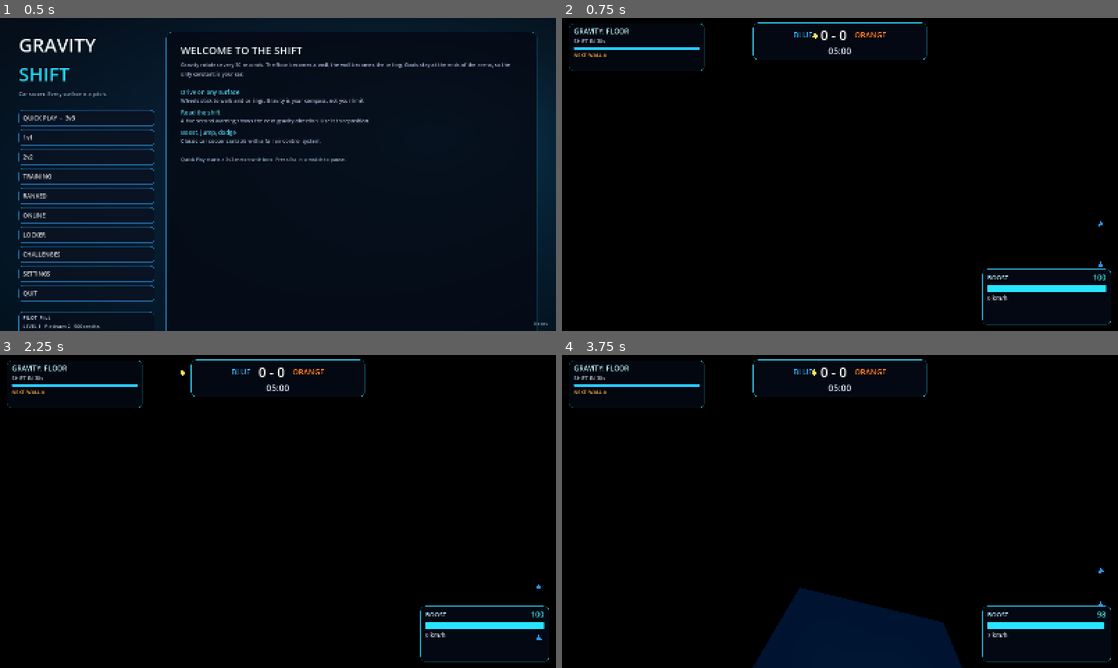
Above: before the commit, frames 1-4 (two rows, left to right).
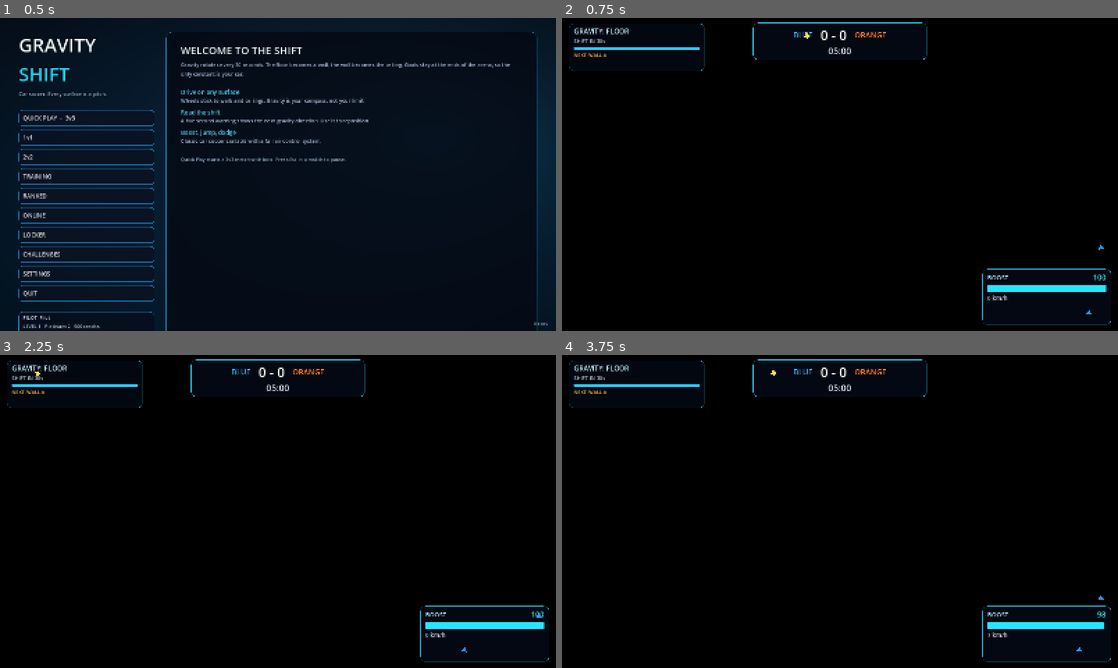
Above: after the commit, the same moments.

Repository: KobeAndShane/rocket-ball
Game: Godot game, scene res://ui/Main.tscn
The game is run twice, just before and just after one commit, with the same random seed, the same clock (stepped at 60 frames per second) and the same inputs.
Inputs (mouse positions are in pixels of both pictures, inside the frame that each line leads up to):
- Up to frame 1 (0.5 s): no input
- Up to frame 2 (0.75 s): click "QUICK PLAY - 3v3" at 0.5 s
- Up to frame 3 (2.25 s): tap Enter at 1.25 s; move the mouse to (400, 495) at 1.27 s; hold D (steer_right) 1.28-2.03 s; hold Q (air_roll) 1.28-2.03 s; click (400, 495) at 1.42 s; tap Space (jump) at 1.52 s; tap R (reset_car) at 2 s; move the mouse to (166, 527) at 2.02 s; hold S (brake) from 2.03 s (still down); tap C (ball_cam) at 2.1 s
- Up to frame 4 (3.75 s): tap Space (jump) at 2.27 s; move the mouse to (895, 442) at 2.77 s; release S (brake) at 2.78 s; hold Shift (boost) 2.78-3.53 s; hold D (steer_right) from 2.78 s (still down); tap R (reset_car) at 3.5 s; move the mouse to (812, 574) at 3.52 s; tap B (look_behind) at 3.6 s; click (812, 574) at 3.67 s

Frame 1 is identical in both runs. In frame 2, less than 0.1% of the frame differs, in the area x 43-98%, y 4-95%; in frame 3, less than 0.1%; in frame 4, 6.6%, in the area x 34-98%, y 4-100%.
Error in both runs: Invalid assignment of property or key 'outline_size' with value of type 'int' on a base object of type 'Label'. (res://ui/HUD.gd:189)

Commit message:
task-06: chase, ball, replay and free camera polish

Diff:
--- a/camera/ChaseCamera.gd
+++ b/camera/ChaseCamera.gd
@@ -5,6 +5,8 @@
 
 const ARENA_LAYER := 1
 const WORLD_HORIZON := Vector3(0.0, 1.0, 0.0)
+
+enum ReplayMode { ORBIT, SIDELINE, BALL_CHASE }
 
 @export var target: Car
 @export var ball: Ball
@@ -13,10 +15,12 @@
 @export var angle_deg: float = -12.0
 @export var stiffness: float = 8.0
 @export var up_rate: float = 6.0
+@export var swivel_speed: float = 3.0
 
 var ball_cam_enabled: bool = true
 var free_camera: bool = false
 var spectator_target: Node3D = null
+var replay_mode: ReplayMode = ReplayMode.ORBIT
 
 var _smooth_up: Vector3 = Vector3.UP
 var _smooth_look: Vector3 = Vector3.ZERO
@@ -71,6 +75,7 @@
 	height = Settings.get_float("camera/height")
 	angle_deg = Settings.get_float("camera/angle")
 	stiffness = Settings.get_float("camera/stiffness")
+	swivel_speed = Settings.get_float("camera/swivel_speed")
 	ball_cam_enabled = Settings.get_bool("camera/ball_cam")
 
 
@@ -112,7 +117,8 @@
 	forward = forward.normalized()
 	if _look_behind:
 		forward = -forward
-	var desired: Vector3 = car_pos + _smooth_up * height - forward * distance
+	var pitch_offset: float = tan(deg_to_rad(-angle_deg)) * distance
+	var desired: Vector3 = car_pos + _smooth_up * (height + pitch_offset) - forward * distance
 	desired = _avoid_geometry(car_pos + _smooth_up * 0.9, desired)
 	var damp: float = stiffness * (0.45 if _reduced_motion else 1.0)
 	var pos_k: float = 1.0 - exp(-damp * delta)
@@ -128,7 +134,9 @@
 		if _reduced_motion:
 			ball_blend *= 0.7
 		look_target = car_look.lerp(ball.global_position, ball_blend)
-	_smooth_look = _smooth_look.lerp(look_target, 1.0 - exp(-(stiffness + 4.0) * delta)) if _has_snapshot and _smooth_look != Vector3.ZERO else look_target
+	# Swivel speed controls how quickly the aim follows the ball horizontally.
+	var look_rate: float = (stiffness + 4.0) * maxf(swivel_speed, 0.1) * 0.35
+	_smooth_look = _smooth_look.lerp(look_target, 1.0 - exp(-look_rate * delta)) if _has_snapshot and _smooth_look != Vector3.ZERO else look_target
 	var up_vec: Vector3 = _smooth_up
 	var dir: Vector3 = (_smooth_look - _smooth_pos)
 	if dir.length_squared() < 0.01:
@@ -179,11 +187,24 @@
 	return out.normalized() if out.length_squared() > 0.1 else b
 
 
-func start_replay(focus: Vector3, duration: float) -> void:
+func start_replay(focus: Vector3, duration: float, mode: int = -1) -> void:
 	_replay_active = true
 	_replay_time = 0.0
 	_replay_duration = maxf(duration, 0.5)
 	_replay_focus = focus
+	if mode >= 0:
+		replay_mode = mode as ReplayMode
+	# Cycle cameras between goals so consecutive replays feel different.
+	if mode < 0:
+		replay_mode = ((replay_mode + 1) % 3) as ReplayMode
+
+
+func replay_mode_name() -> String:
+	return ["ORBIT", "SIDELINE", "BALL CHASE"][replay_mode]
+
+
+func set_replay_mode(mode: int) -> void:
+	replay_mode = clampi(mode, 0, 2) as ReplayMode
 
 
 func stop_replay() -> void:
@@ -193,15 +214,32 @@
 
 func _update_replay(delta: float) -> void:
 	_replay_time += delta
-	var t: float = _replay_time * 0.55
 	var up: Vector3 = GravityManager.up
-	var right := Vector3(1.0, 0.0, 0.0)
-	if absf(up.dot(right)) > 0.9:
-		right = Vector3(0.0, 0.0, 1.0)
-	var fwd := up.cross(right).normalized()
-	var radius: float = 17.0 - minf(_replay_time * 1.2, 5.0)
-	var pos: Vector3 = _replay_focus + right * cos(t) * radius + fwd * sin(t) * radius + up * 8.0
-	var look := _replay_focus
+	var pos: Vector3
+	var look: Vector3 = _replay_focus
+	match replay_mode:
+		ReplayMode.SIDELINE:
+			var side_axis: Vector3 = up.cross(Vector3.FORWARD).normalized()
+			if side_axis.length_squared() < 0.1:
+				side_axis = Vector3.RIGHT
+			var slide: float = sin(_replay_time * 0.35) * 6.0
+			pos = _replay_focus + side_axis * (20.0 + slide) + up * 6.5 - Vector3.FORWARD * 3.0
+			look = _replay_focus + Vector3.FORWARD * 2.0
+		ReplayMode.BALL_CHASE:
+			var ball_pos: Vector3 = ball.global_position if ball != null and is_instance_valid(ball) else _replay_focus
+			var back: Vector3 = (ball_pos - _replay_focus).normalized()
+			if back.length_squared() < 0.1:
+				back = Vector3.FORWARD
+			pos = ball_pos - back * 15.0 + up * 7.0
+			look = ball_pos
+		_:
+			var t: float = _replay_time * 0.55
+			var right := Vector3(1.0, 0.0, 0.0)
+			if absf(up.dot(right)) > 0.9:
+				right = Vector3(0.0, 0.0, 1.0)
+			var fwd := up.cross(right).normalized()
+			var radius: float = 17.0 - minf(_replay_time * 1.2, 5.0)
+			pos = _replay_focus + right * cos(t) * radius + fwd * sin(t) * radius + up * 8.0
 	var basis := Transform3D.IDENTITY.looking_at(look, up).basis
 	global_transform = Transform3D(basis, pos)
 	if _replay_time >= _replay_duration:
Not shown, added: tests/TestRunner.gd.uid
